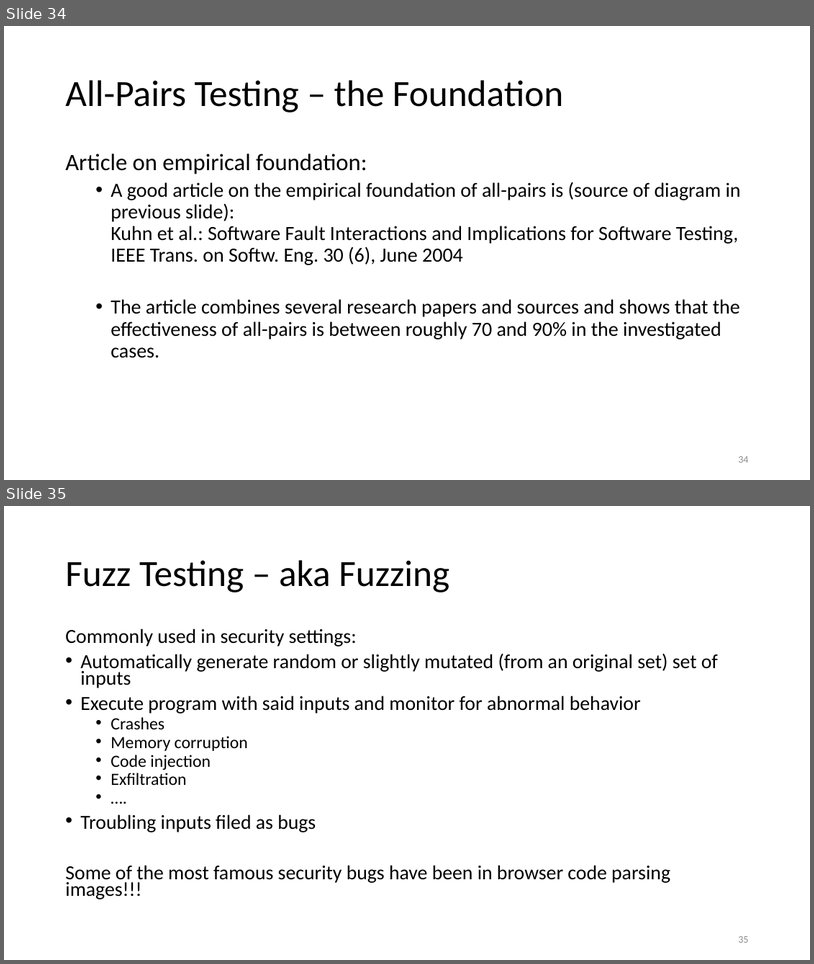
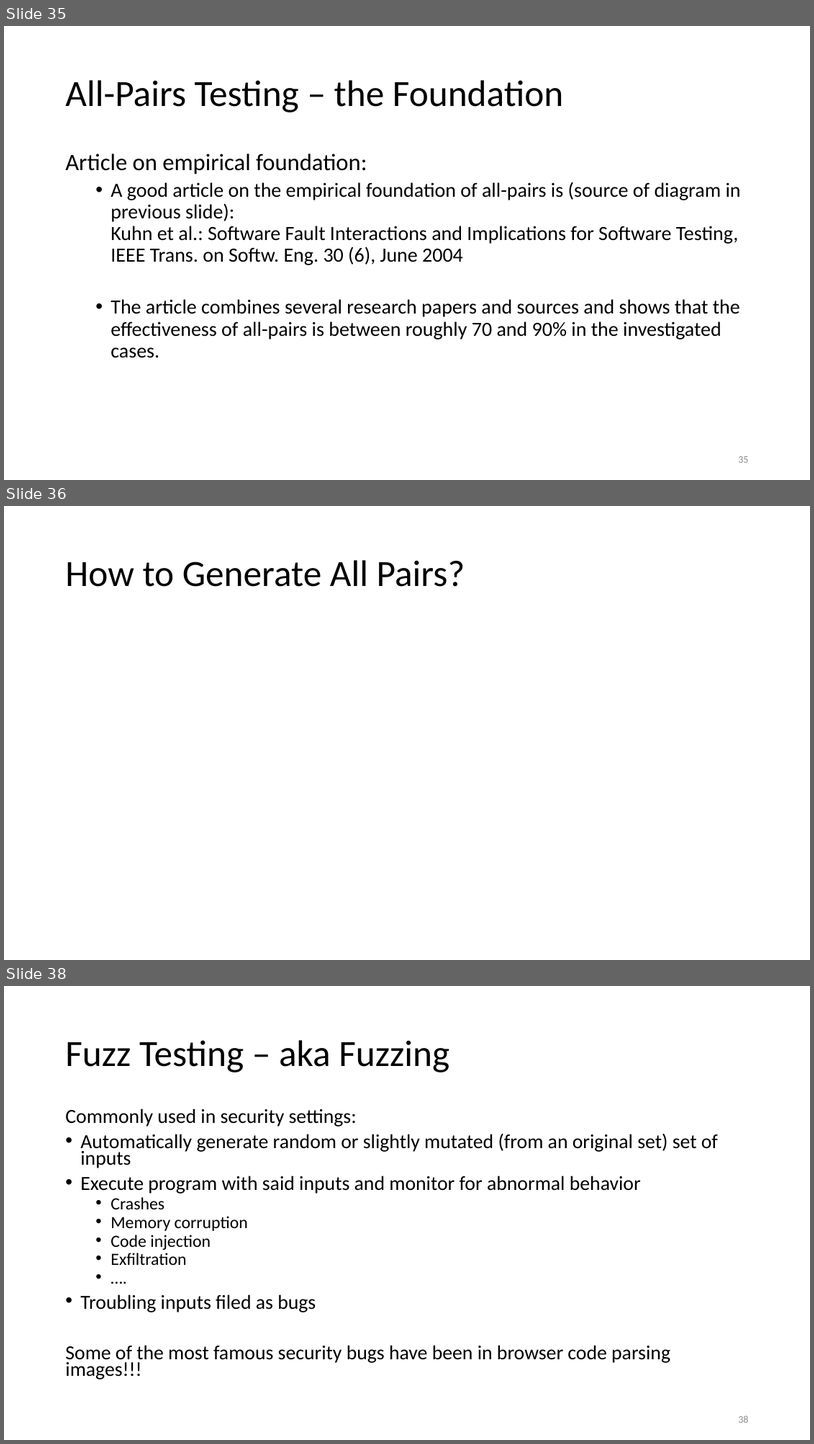
Before and after one commit to kthanasi-git/SW_Engineering, a slide deck: SOFTWARE ENGINEERING/SLIDES/15-Black Box Testing.pptx. Shown one above the other, each under a label of ours: slides 34 and 35 before the commit, slides 35, 36 and 38 after it; the slides between them are not shown. The pictures are 814x964 and 814x1444 pixels, drawn with LibreOffice and Linux fonts; fonts in the diff are those of the drawing; grey boxes stand for pictures. Boxes give left, top, right and bottom in pixels: in the first picture for what was removed or moved away, otherwise in the second. Text is boxed around its words. In the diff, an @@ line names an element or a change of style, - is before the commit and + after.

```diff
--- a/SOFTWARE ENGINEERING/SLIDES/15-Black Box Testing.pptx
+++ b/SOFTWARE ENGINEERING/SLIDES/15-Black Box Testing.pptx
@@ slide 36 added at bbox=[4, 506, 810, 960], background #FFFFFF @@
@@ title added at bbox=[65, 560, 466, 587], 44 pt, text #000000 @@
+How to Generate All Pairs?
@@ what was slide 34 is now slide 35 @@
@@ page number at bbox=[738, 456, 748, 462]: text changed @@
-34
+35
@@ what was slide 35 is now slide 38 @@
@@ page number at bbox=[738, 1415, 748, 1422]: text changed @@
-35
+38
```
Also in this commit, not shown: 3 slides changed, 2 other slides added, 6 other files.
